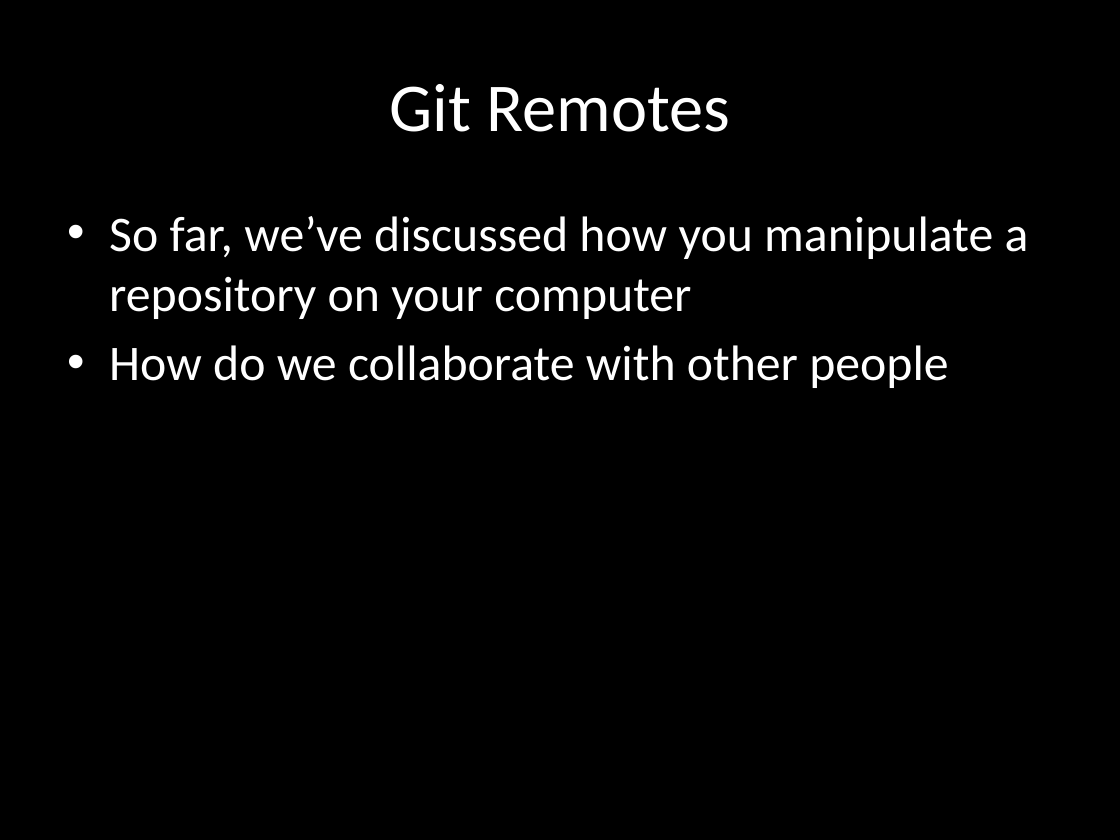
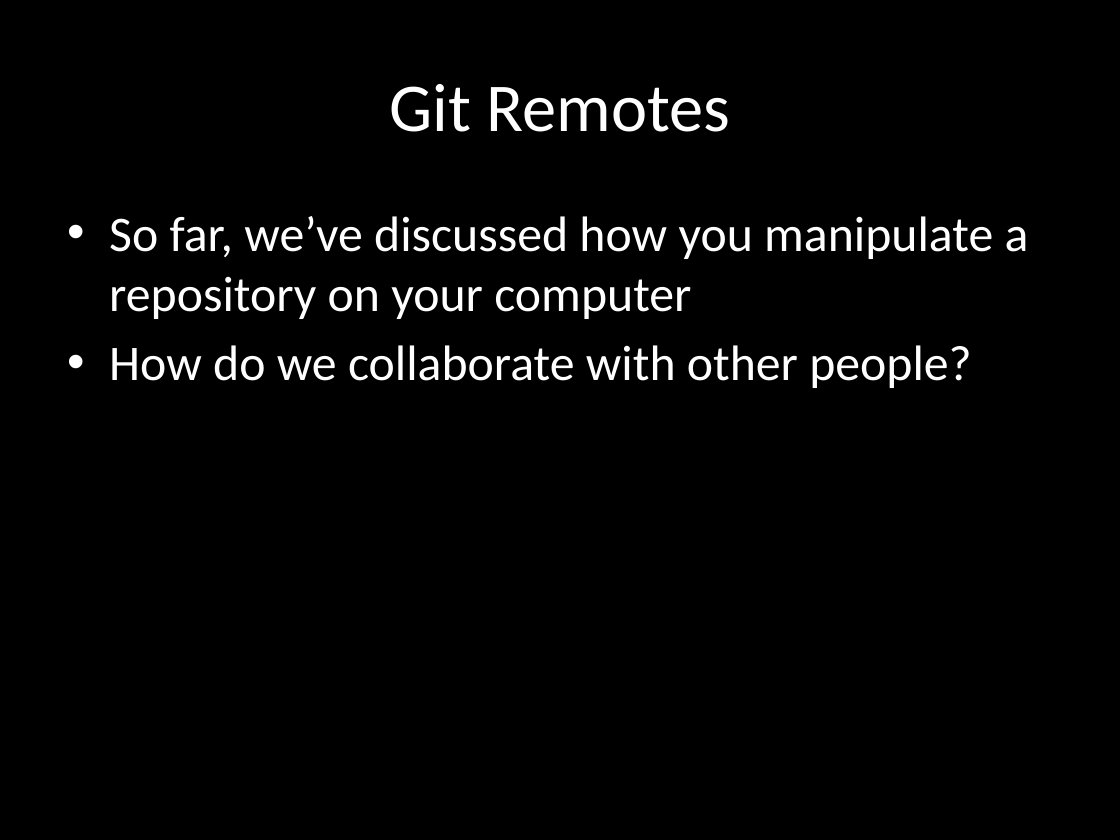
Before and after one commit to carlosgj/FRC-Training, a slide deck: slide 23 of Intro to Git.pptx. Drawn at 1120x840 pixels with LibreOffice and Linux fonts; fonts in the diff are those of the drawing; background and template pictures are left out. Boxes give left, top, right and bottom in pixels: in the first picture for what was removed or moved away, otherwise in the second. Text is boxed around its words. In the diff, an @@ line names an element or a change of style, - is before the commit and + after.

```diff
--- a/Intro to Git.pptx
+++ b/Intro to Git.pptx
@@ text at (x1=109, y1=345, x2=971, y2=388): text changed @@
-• How do we collaborate with other people
+• How do we collaborate with other people?
```
Also in this commit, not shown: 6 other slides changed, 4 other files.
